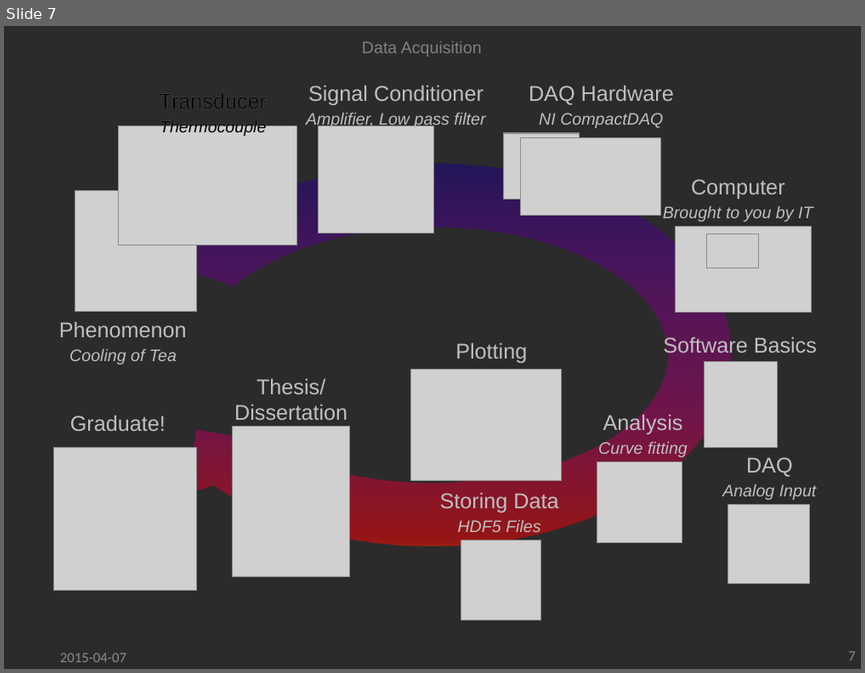
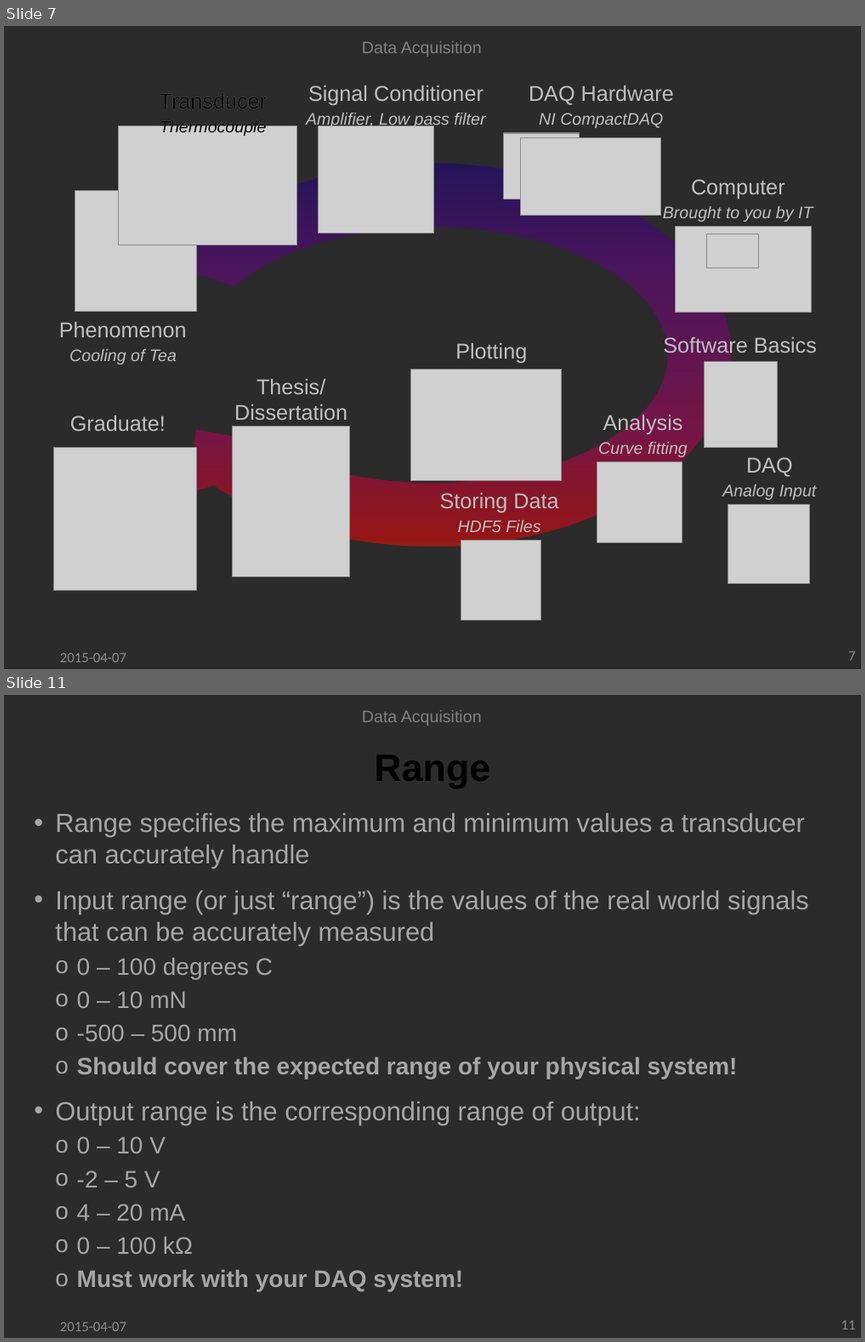
Before and after one commit to ddhanraj/ddhanraj, a slide deck: slides/DAQ.pptx. Shown one above the other, each under a label of ours: slide 7 before the commit, slides 7 and 11 after it; the slides between them are not shown. The pictures are 865x673 and 865x1342 pixels, drawn with LibreOffice and Linux fonts; fonts in the diff are those of the drawing; grey boxes stand for pictures; background and template pictures are left out; a plain dark background stands for a picture behind light text. Boxes give left, top, right and bottom in pixels: in the first picture for what was removed or moved away, otherwise in the second. Text is boxed around its words. In the diff, an @@ line names an element or a change of style, - is before the commit and + after.

```diff
--- a/slides/DAQ.pptx
+++ b/slides/DAQ.pptx
@@ slide 11 added at box(4, 695, 861, 1338), background picture (left out) @@
@@ text added at box(362, 710, 482, 726), 14 pt, text #808080 @@
+Data Acquisition
@@ title added at box(374, 755, 490, 789), 32 pt, text #000000, bold @@
+Range
@@ text added at box(55, 813, 809, 1291), 22 pt, text #A6A6A6 @@
+• Range specifies the maximum and minimum values a transducer can accurately handle
+• Input range (or just “range”) is the values of the real world signals that can be accurately measured
+  o 0 – 100 degrees C
+  o 0 – 10 mN
+  o -500 – 500 mm
+  o Should cover the expected range of your physical system!
+• Output range is the corresponding range of output:
+  o 0 – 10 V
+  o -2 – 5 V
+  o 4 – 20 mA
+  o 0 – 100 kΩ
+  o Must work with your DAQ system!
@@ text added at box(60, 1321, 126, 1331), 12 pt, text #8C8C8C @@
+2015-04-07
@@ page number added at box(841, 1320, 856, 1329), 12 pt, text #8C8C8C @@
+11
```
Also in this commit, not shown: 6 slides changed, 11 other slides added, 3 other files.
